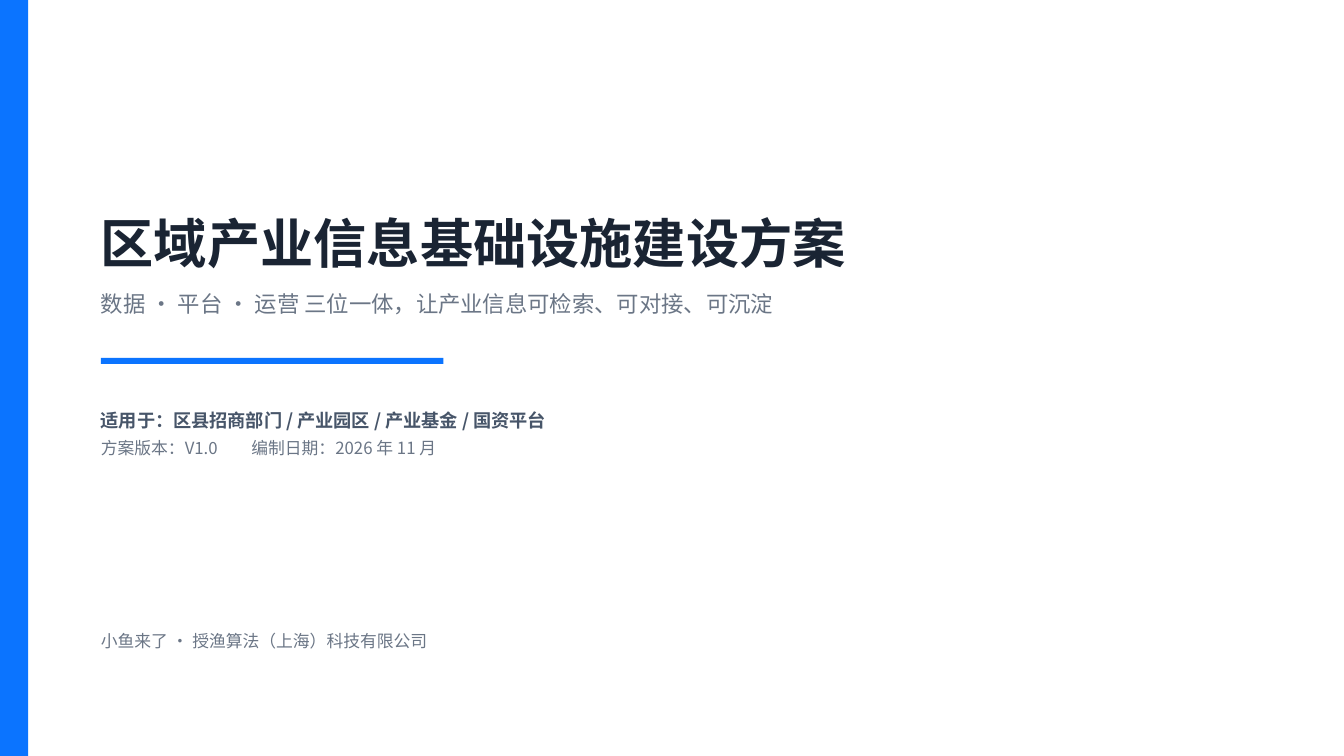
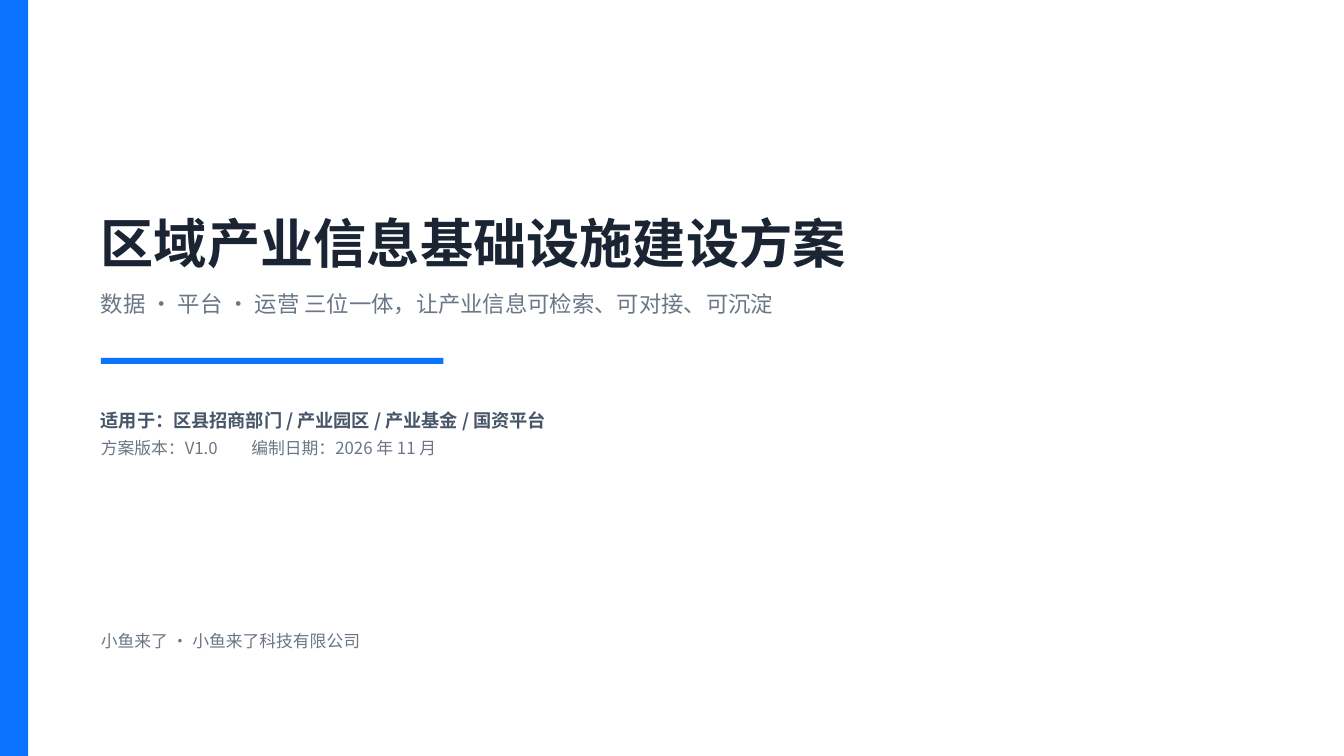
Before and after one commit to lucky0576/xiaoyu-laile, a slide deck: slide 1 of public/docs/region-industry-info-plan.pptx. Drawn at 1344x756 pixels with LibreOffice and Linux fonts; fonts in the diff are those of the drawing. Boxes give left, top, right and bottom in pixels: in the first picture for what was removed or moved away, otherwise in the second. Text is boxed around its words. In the diff, an @@ line names an element or a change of style, - is before the commit and + after.

Commit message:
﻿运营主体改为「小鱼来了科技有限公司」，页脚放到最后一行
改动
  1. 首页页脚
     旧：运营主体：授渔算法（上海）科技有限公司（第一行）
     新：
       联系与举报：13456693544 · service@xiaoyulaile.online
       本站信息来自用户发布与公开渠道整理，仅供参考，不构成交易或投资建议
       运营主体：小鱼来了科技有限公司   ← 最后一行，虚线分隔、字号更小
  2. 隐私政策 / 用户协议 / 免责声明：OPERATOR 常量同步改名，
     三页顶部的「更新日期 · 运营主体」与每页尾部联系方式一并生效
  3. 静态页 public/icp-pending.html 同步
  4. 方案 PPT 生成脚本 + 重新生成（封面与末页署名）
  5. 文档同步：docs/ICP备案操作手册.md、growth/企业服务报价单.md

未动的地方（需要你确认）
  · soft-copyright/ 下的软著申请材料仍写「授渔算法（上海）科技有限公司」——
    软著已提交申请，主体应与申请时一致，没敢直接改。
    如果软著还没提交，说一声我一起改。
  · scripts/seed-tech-listings.js / seed-lab-achievements.js 里的演示数据公司名未改。

线上状态（逐个核对了大小与内容）
  views-home.js  176888 bytes  含新主体 ✅
  views-legal.js   7978 bytes  含新主体 ✅
  bundle.css     200299 bytes  含 site-foot-org 样式 ✅
  icp-pending.html 4527 bytes  已更新 ✅
  pptx          待重传（SSH 目前连不上，稍后补）

注：中途网络抖动导致 pscp 把文件写成 0 字节，已确认全部恢复完整
    （逐文件比对线上解压后大小与本地一致）。

```diff
--- a/public/docs/region-industry-info-plan.pptx
+++ b/public/docs/region-industry-info-plan.pptx
@@ text at [101, 633, 360, 649]: text changed @@
-小鱼来了 · 授渔算法（上海）科技有限公司
+小鱼来了 · 小鱼来了科技有限公司
```
Also in this commit, not shown: 8 other files.
